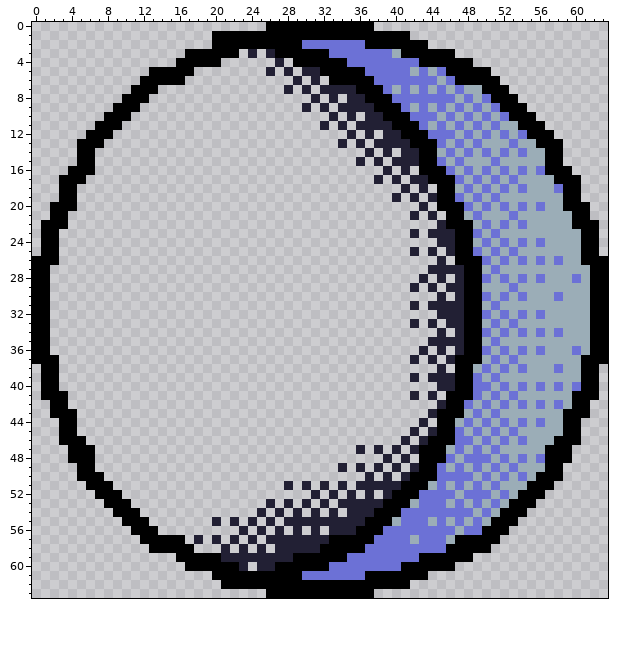
Pixel-art file -- castle_man/world/moon.aseprite. Above: the version before the commit.
64x64 pixels, 1 frame.
After:
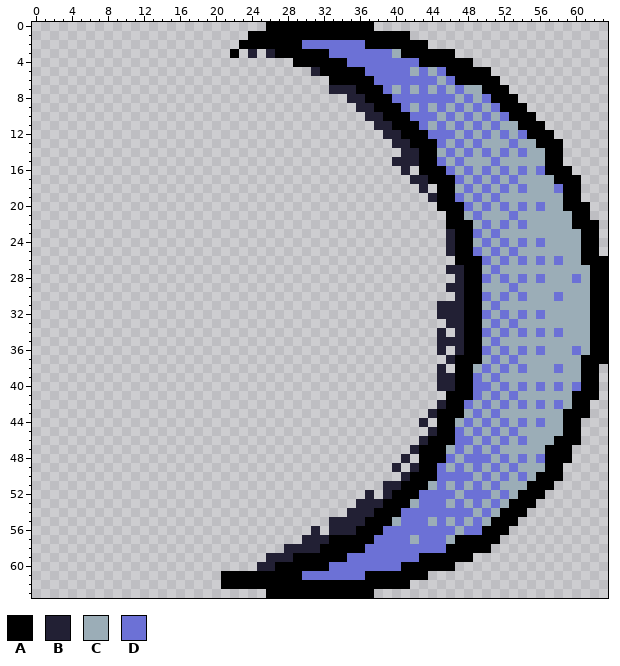
Palette (. is transparent): A #000000  B #222034  C #9badb7  D #6c71d6
Diff:
The author cleared colour A in row 1 at x 20 to 23; in row 2 at x 20 to 22; in row 3 at x 17 to 21; in row 4 at x 16 to 20; in row 5 at x 13 to 17; in row 6 at x 12 to 16.
The author cleared colour A in row 7 at x 11 to 13; in row 8 at x 10 to 12; in row 9 at x 9 to 11; in row 10 at x 8 to 10; in row 11 at x 7 to 9; in row 12 at x 6 to 8.
The author cleared colour A in row 13 at x 5 to 7; in rows 14 to 15 at x 5 to 6; in row 16 at x 4 to 6; in row 17 at x 3 to 5; in rows 18 to 19 at x 3 to 4; in row 20 at x 2 to 4.
The author cleared colour A in row 21 at x 2 to 3; in row 22 at x 1 to 3; in rows 23 to 25 at x 1 to 2; in row 26 at x 0 to 2; in rows 27 to 36 at x 0 to 1; in row 37 at x 0 to 2.
The author cleared colour A in rows 38 to 40 at x 1 to 2; in row 41 at x 1 to 3; in row 42 at x 2 to 3; in row 43 at x 2 to 4; in rows 44 to 45 at x 3 to 4; in row 46 at x 3 to 5.
The author cleared colour A in rows 47 to 48 at x 4 to 6; in row 49 at x 5 to 6; in row 50 at x 5 to 7; in row 51 at x 6 to 8; in row 52 at x 7 to 9; in row 53 at x 8 to 10.
The author cleared colour A in row 54 at x 9 to 11; in row 55 at x 10 to 12; in row 56 at x 11 to 13; in row 57 at x 12 to 16; in row 58 at x 13 to 17; in row 59 at x 16 to 20.
The author cleared colour A in row 60 at x 17 to 22; in row 61 at x 20.
The author cleared colour B in row 4 at x 27; in row 5 at x 26, 28 and 30; in row 6 at x 29 and 31; in row 7 at x 28, 30 and 32; in row 8 at x 31 and 33; in row 9 at x 30, 32 and 34 to 35.
The author cleared colour B in row 10 at x 33 and 35; in row 11 at x 32, 34 and 36 to 37; in row 12 at x 35 and 37; in row 13 at x 34, 36 and 38 to 39; in row 14 at x 37 and 39; in row 15 at x 36 and 38.
The author cleared colour B in row 16 at x 39; in row 17 at x 38 and 40; in row 18 at x 41; in row 19 at x 40 and 42; in row 20 at x 43; in row 21 at x 42 and 44.
The author cleared colour B in row 22 at x 45; in row 23 at x 42 and 44 to 45; in row 24 at x 45; in row 25 at x 42 and 44; in row 26 at x 45; in row 27 at x 44 to 45.
The author cleared colour B in row 28 at x 43 and 45; in row 29 at x 42 and 44; in row 30 at x 45; in row 31 at x 42 and 44; in row 33 at x 42 and 44; in row 35 at x 44.
The author cleared colour B in row 36 at x 43; in row 37 at x 42 and 44; in row 39 at x 42 and 44; in row 41 at x 42 and 44; in row 45 at x 42; in row 46 at x 41.
The author cleared colour B in row 47 at x 36, 38 and 40; in row 48 at x 39; in row 49 at x 34, 36 and 38; in row 50 at x 37 and 39; in row 51 at x 28, 30, 32, 34 and 36 to 38; in row 52 at x 31, 33 and 35.
The author cleared colour B in row 53 at x 26, 28, 30, 32 and 34 to 35; in row 54 at x 25, 27, 29, 31 and 33; in row 55 at x 20, 22, 24, 26 and 28 to 32; in row 56 at x 23, 25, 27 and 29; in row 57 at x 18, 20, 22, 24 and 26 to 29; in row 58 at x 21, 23, 25 and 27.
The author cleared colour B in row 59 at x 21 to 25; in row 60 at x 23.
Boxes around the changes in both pictures, in picture pixels (x1, y1, x2, y2):
erased: (32, 31, 446, 580)
